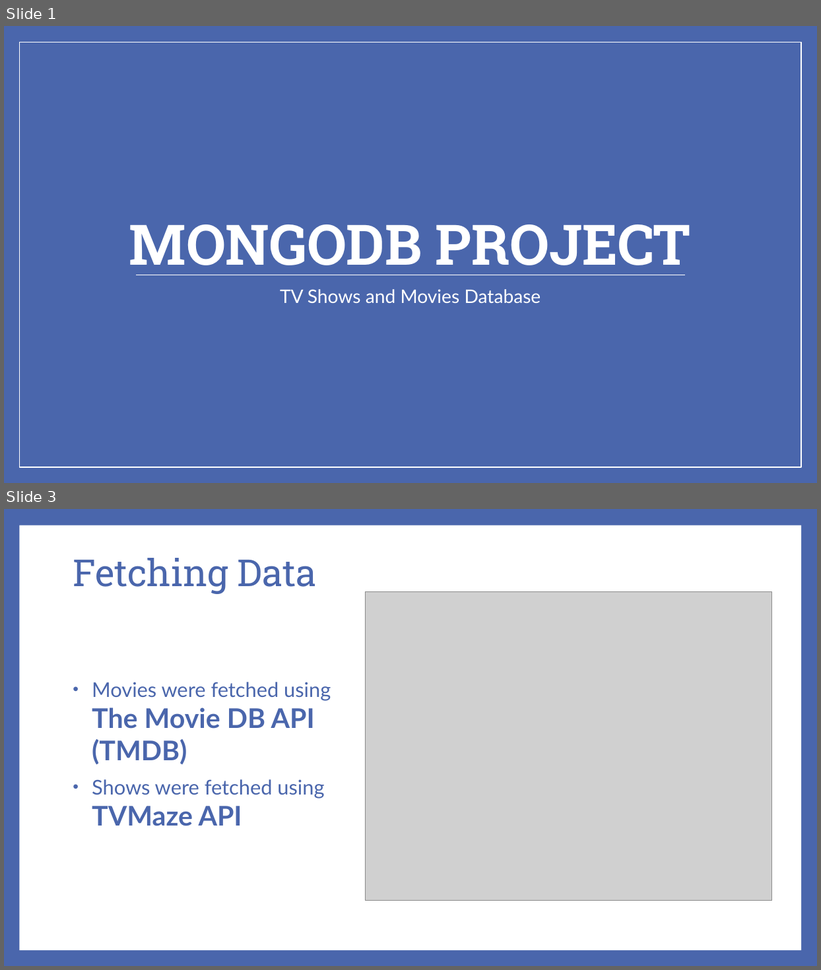
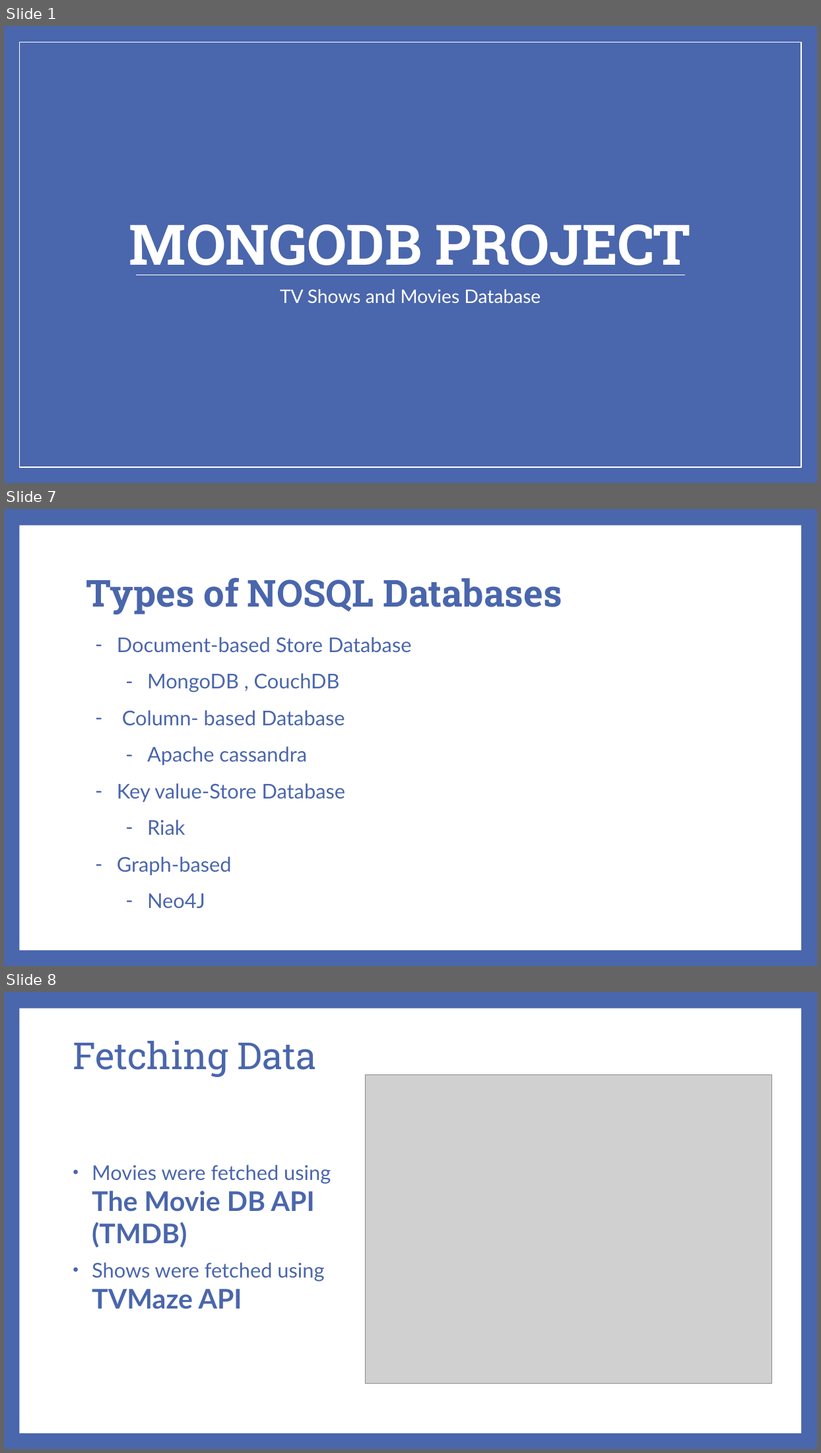
Before and after one commit to abedafnan/MonogoDB-Project, a slide deck: MongoDB Project.pptx. Shown one above the other, each under a label of ours: slides 1 and 3 before the commit, slides 1, 7 and 8 after it; the slides between them are not shown. The pictures are 821x970 and 821x1453 pixels, drawn with LibreOffice and Linux fonts; fonts in the diff are those of the drawing; grey boxes stand for pictures. Boxes give left, top, right and bottom in pixels: in the first picture for what was removed or moved away, otherwise in the second. Text is boxed around its words. In the diff, an @@ line names an element or a change of style, - is before the commit and + after.

```diff
--- a/MongoDB Project.pptx
+++ b/MongoDB Project.pptx
@@ slide 7 added at (x1=4, y1=509, x2=817, y2=966), background #4A66AC; not listed: 1 template element that a slide beside it also shows @@
@@ title added at (x1=86, y1=578, x2=562, y2=615), 44 pt, text #4A66AC, bold @@
+Types of NOSQL Databases
@@ text added at (x1=117, y1=637, x2=412, y2=909), 24 pt, text #4A66AC @@
+– Document-based Store Database
+  – MongoDB , CouchDB
+– Column- based Database
+  – Apache cassandra
+– Key value-Store Database
+  – Riak
+– Graph-based
+  – Neo4J
@@ what was slide 3 is now slide 8 @@
```
Also in this commit, not shown: 1 slide changed, 5 other slides added, 1 slide removed.
